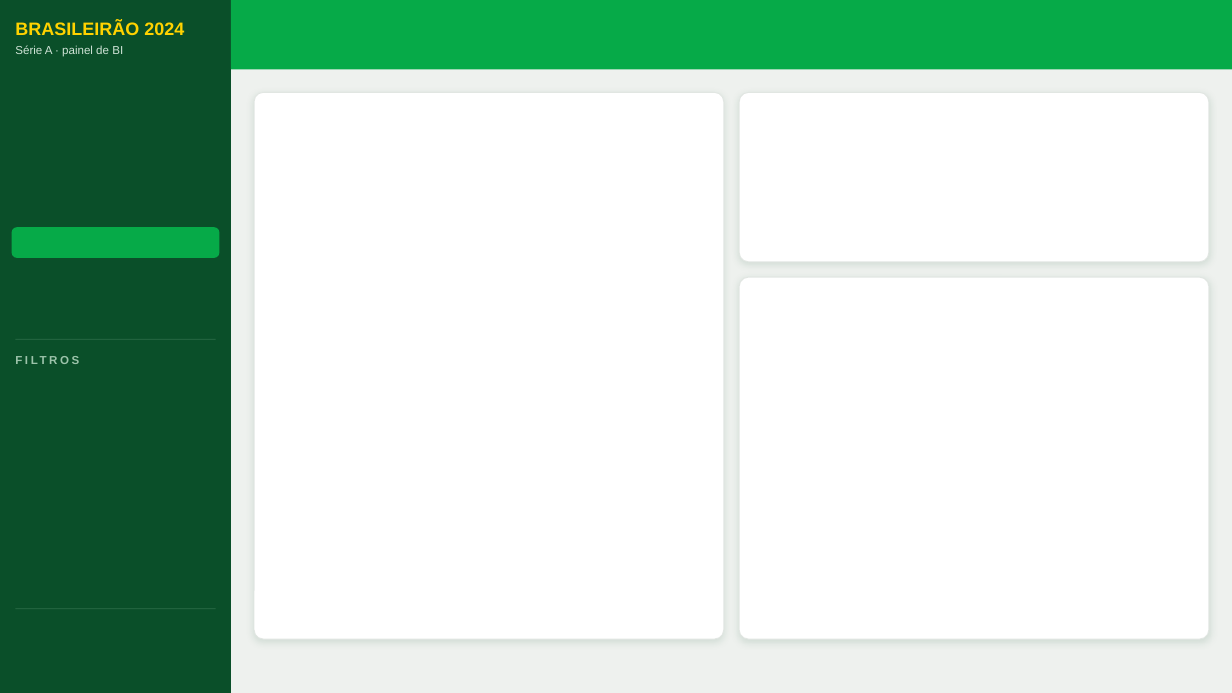
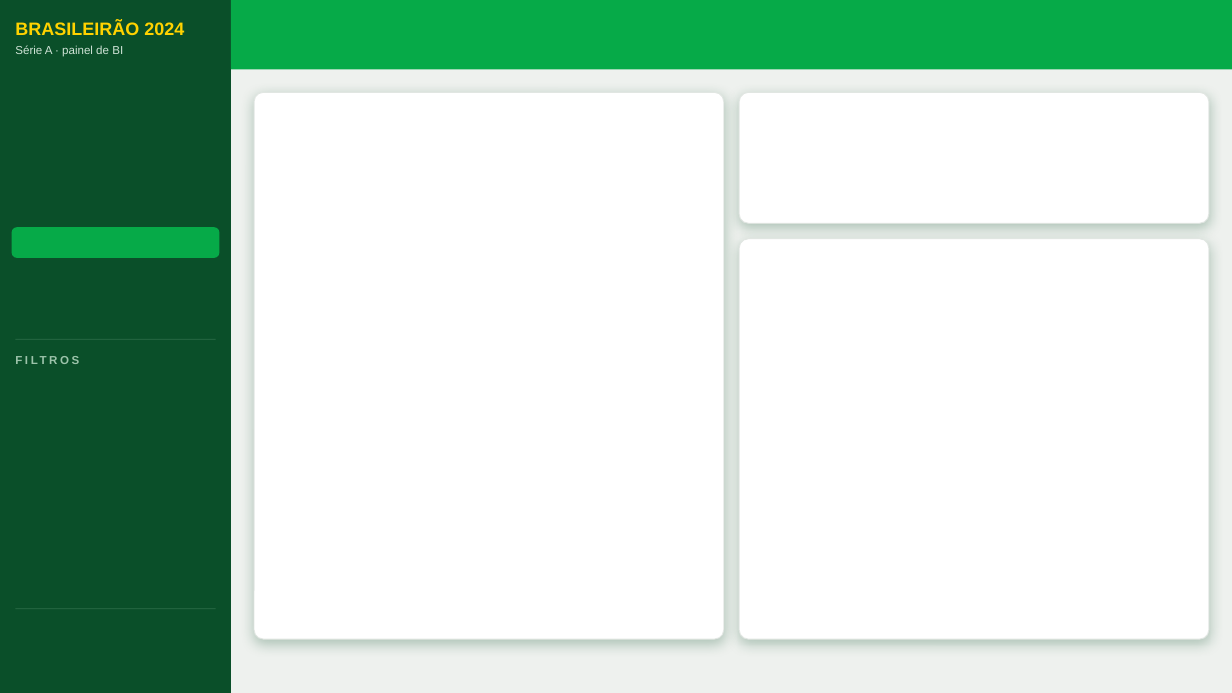
Before and after one commit to thiagomiranda396/Brasileir-o2024, a slide deck: slide 16 of powerbi/design/Brasileirao2024_layout_powerbi.pptx. Drawn at 1232x693 pixels with LibreOffice and Linux fonts; fonts in the diff are those of the drawing. Boxes give left, top, right and bottom in pixels: in the first picture for what was removed or moved away, otherwise in the second. Text is boxed around its words. In the diff, an @@ line names an element or a change of style, - is before the commit and + after.

```diff
--- a/powerbi/design/Brasileirao2024_layout_powerbi.pptx
+++ b/powerbi/design/Brasileirao2024_layout_powerbi.pptx
@@ rounded rectangle at [254, 92, 724, 640]: shadow changed @@
@@ rounded rectangle at [739, 92, 1209, 224]: shadow changed; proportions changed @@
@@ rounded rectangle: place and size @@
-rounded rectangle at [739, 92, 1209, 262]
+rounded rectangle at [739, 92, 1209, 224]
@@ rounded rectangle: place and size @@
-rounded rectangle at [739, 277, 1209, 640]
+rounded rectangle at [739, 238, 1209, 639]
@@ rounded rectangle at [739, 238, 1209, 639]: shadow changed; proportions changed @@
```
Also in this commit, not shown: 11 other slides changed, 47 other files.
